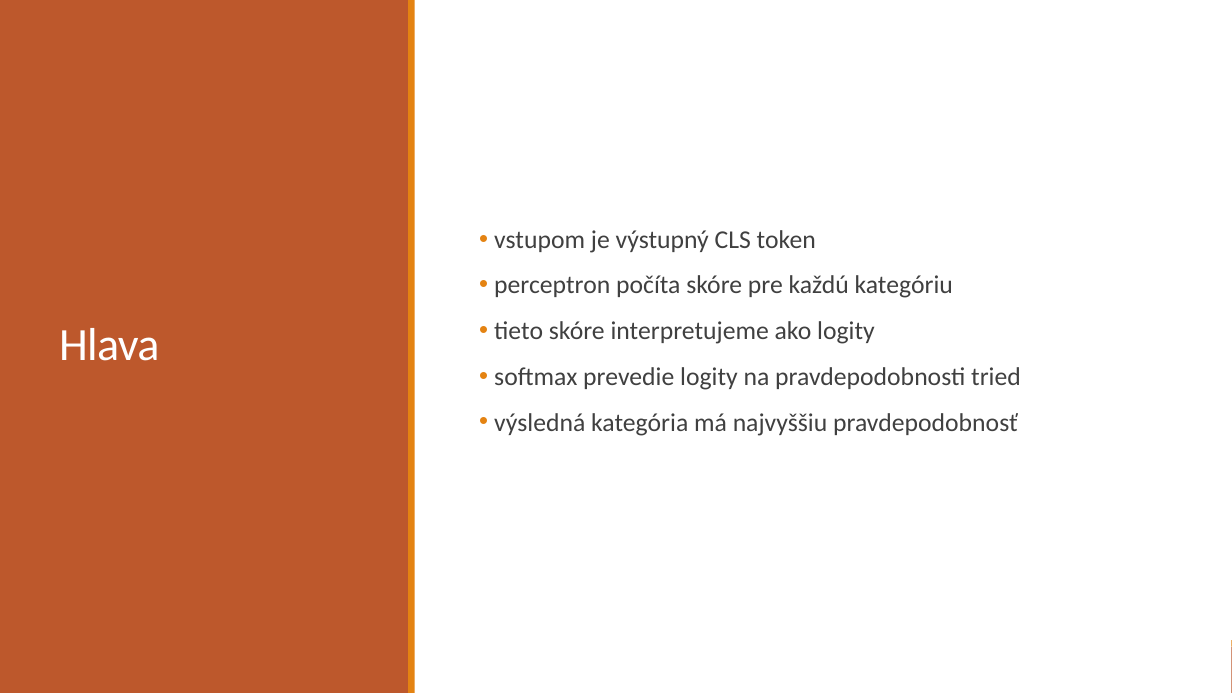
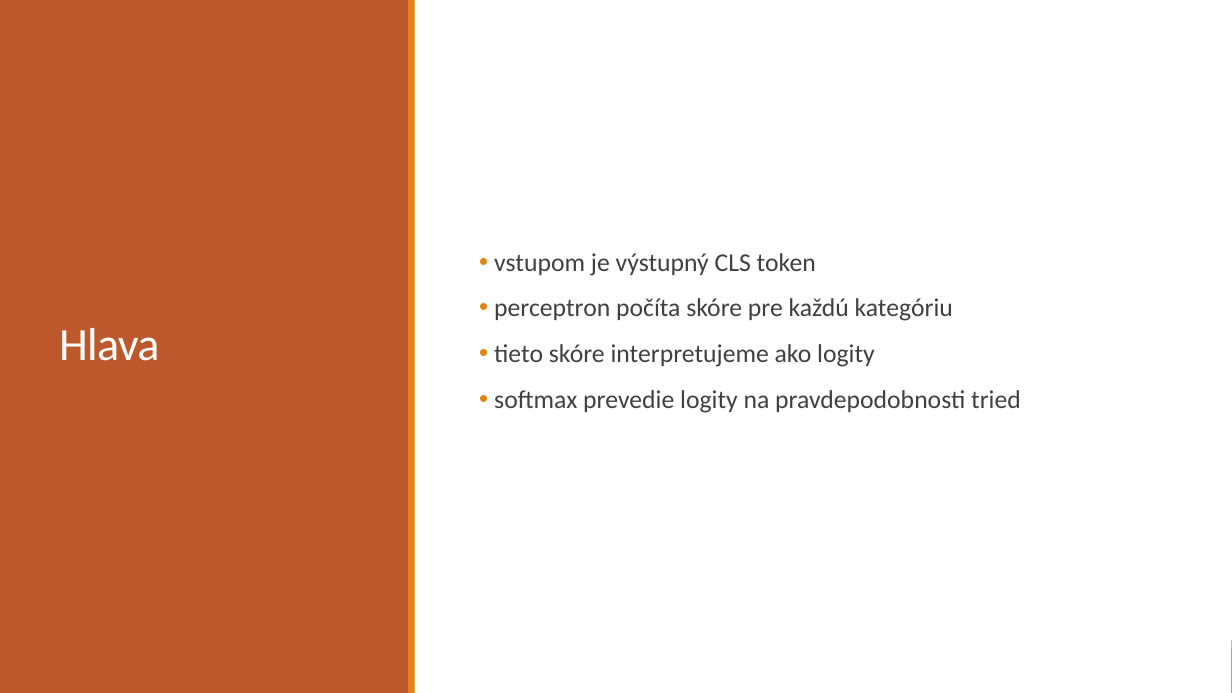
Before and after one commit to BushDemon/ViT-prototype-classification, a slide deck: slide 5 of docs/presentation/Vizuálny transformer so sekundárnym vynorením.pptx. Drawn at 1232x693 pixels with LibreOffice and Linux fonts; fonts in the diff are those of the drawing. Boxes give left, top, right and bottom in pixels: in the first picture for what was removed or moved away, otherwise in the second. Text is boxed around its words. In the diff, an @@ line names an element or a change of style, - is before the commit and + after.

```diff
--- a/docs/presentation/Vizuálny transformer so sekundárnym vynorením.pptx
+++ b/docs/presentation/Vizuálny transformer so sekundárnym vynorením.pptx
@@ text at <box>494,413,1018,436</box>: paragraph removed @@
-• výsledná kategória má najvyššiu pravdepodobnosť
```
Also in this commit, not shown: 9 other slides changed, 1 other file.
